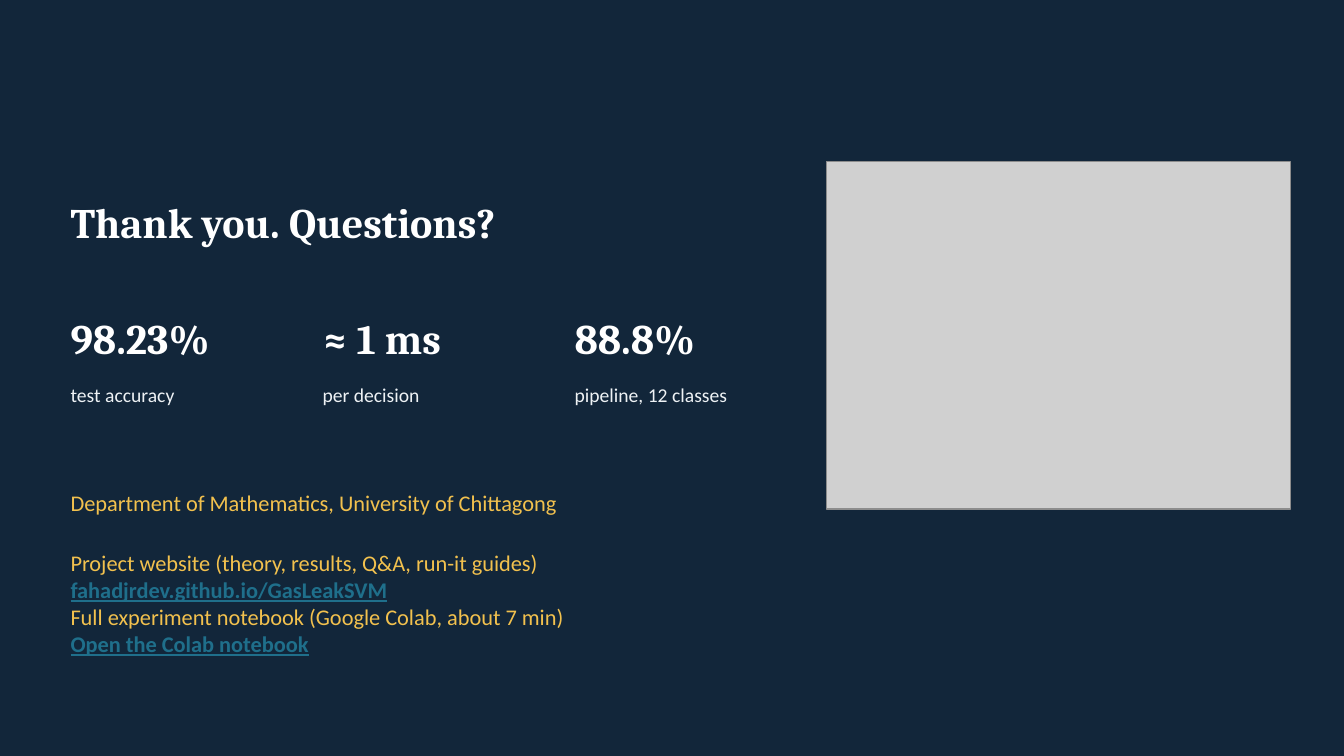
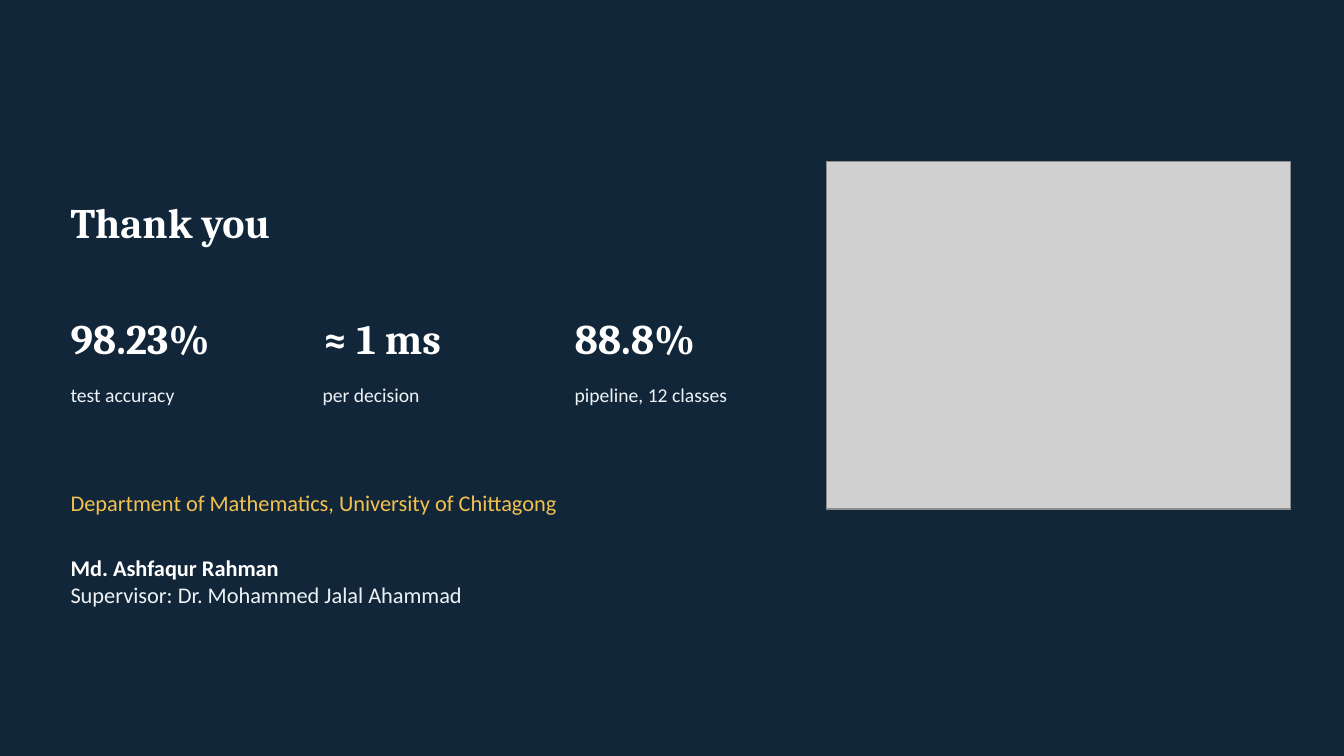
Before and after one commit to FahadJrdev/GasLeakSVM, a slide deck: slide 16 of GasLeakSVM.pptx. Drawn at 1344x756 pixels with LibreOffice and Linux fonts; fonts in the diff are those of the drawing; grey boxes stand for pictures. Boxes give left, top, right and bottom in pixels: in the first picture for what was removed or moved away, otherwise in the second. Text is boxed around its words. In the diff, an @@ line names an element or a change of style, - is before the commit and + after.

```diff
--- a/GasLeakSVM.pptx
+++ b/GasLeakSVM.pptx
@@ title at box(71, 208, 270, 248): text changed @@
-Thank you. Questions?
+Thank you
@@ text at box(71, 560, 461, 607): text changed; text colour #F2C14E to #EEF2F5 @@
-Project website (theory, results, Q&A, run-it guides)
-fahadjrdev.github.io/GasLeakSVM
-Full experiment notebook (Google Colab, about 7 min)
-Open the Colab notebook
+Md. Ashfaqur Rahman
+Supervisor: Dr. Mohammed Jalal Ahammad
```
Also in this commit, not shown: 1 other slide changed, 21 other files.
